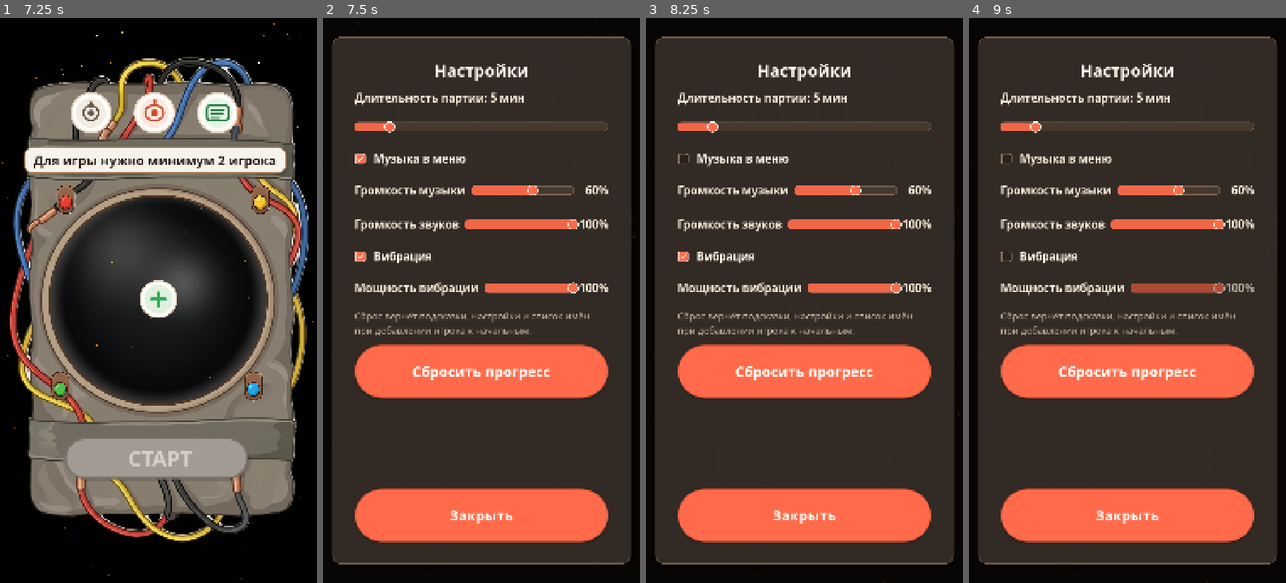
Above: before the commit, frames 1-4 (left to right).
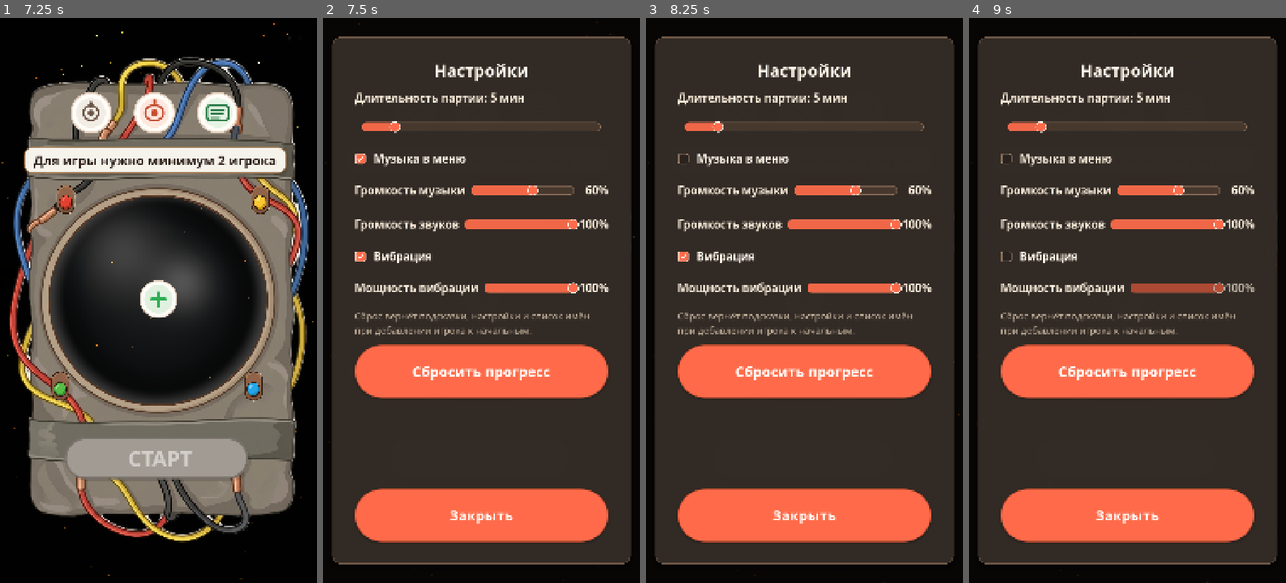
Above: after the commit, the same moments.

Repository: GGamezebo/GodBomb
Game: Godot game, scene res://main.tscn
Two runs of this game, one before a commit and one after it. Both use one fixed random seed, a clock stepped at 60 frames per second and the inputs below.
Inputs (mouse positions are in pixels of both pictures, inside the frame that each line leads up to):
- Up to frame 1 (7.25 s): click (218, 114) at 0.5 s; click (158, 300) at 1.25 s; click "Закрыть" at 2 s; click (218, 114) at 2.75 s; click (158, 300) at 3.5 s; click "Закрыть" at 4.25 s; click (218, 114) at 5 s; click (158, 300) at 5.75 s; click "Закрыть" at 6.5 s
- Up to frame 2 (7.5 s): click (414, 114) at 7.25 s
- Up to frame 3 (8.25 s): click "Музыка в меню" at 8 s
- Up to frame 4 (9 s): click "Вибрация" at 8.75 s

Frame 1 is identical in both runs. In frame 2, 0.1% of the frame differs, in the area x 10-91%, y 18-49%; in frame 3, 0.1%; in frame 4, 0.1%.

Commit message:
fix slider

Diff:
--- a/src/features/menu/settings_window.gd
+++ b/src/features/menu/settings_window.gd
@@ -18,6 +18,8 @@
 @export var reset_button: Button
 @export var close_button: Button
 
+const SLIDER_GRABBER_INSET := 26.0
+
 var _awaiting_reset_confirm: bool = false
 
 
@@ -26,6 +28,7 @@
 	if game_time_slider:
 		game_time_slider.value_changed.connect(_on_game_time_changed)
 		UiSounds.bind_slider(game_time_slider, 1.0)
+		_configure_game_time_slider()
 	if music_check:
 		music_check.toggled.connect(_on_music_toggled)
 		UiSounds.bind_checkbox(music_check)
@@ -50,6 +53,34 @@
 	call_deferred("_update_modal_layer_visibility")
 
 
+func _configure_game_time_slider() -> void:
+	if game_time_slider == null:
+		return
+	game_time_slider.clip_contents = false
+	var row := game_time_slider.get_parent() as Control
+	if row:
+		row.clip_contents = false
+	var scroll := _find_scroll_container(game_time_slider)
+	if scroll:
+		scroll.clip_contents = false
+	for style_name in ["slider", "grabber_area", "grabber_area_highlight"]:
+		var style := game_time_slider.get_theme_stylebox(style_name, &"HSlider")
+		if style is StyleBoxFlat:
+			var tuned := style.duplicate() as StyleBoxFlat
+			tuned.content_margin_left = SLIDER_GRABBER_INSET
+			tuned.content_margin_right = SLIDER_GRABBER_INSET
+			game_time_slider.add_theme_stylebox_override(style_name, tuned)
+
+
+func _find_scroll_container(from: Node) -> ScrollContainer:
+	var node: Node = from
+	while node:
+		if node is ScrollContainer:
+			return node as ScrollContainer
+		node = node.get_parent()
+	return null
+
+
 func open() -> void:
 	_awaiting_reset_confirm = false
 	if reset_button:
--- a/src/features/menu/settings_window.tscn
+++ b/src/features/menu/settings_window.tscn
@@ -10,7 +10,7 @@
 grow_horizontal = 2
 grow_vertical = 2
 script = ExtResource("1")
-game_time_slider = NodePath("Panel/Margin/VBox/Scroll/Content/GameTimeSlider")
+game_time_slider = NodePath("Panel/Margin/VBox/Scroll/Content/GameTimeRow/GameTimeSlider")
 game_time_label = NodePath("Panel/Margin/VBox/Scroll/Content/GameTimeLabel")
 music_check = NodePath("Panel/Margin/VBox/Scroll/Content/MusicCheck")
 music_slider = NodePath("Panel/Margin/VBox/Scroll/Content/MusicRow/MusicSlider")
@@ -65,6 +65,8 @@
 [node name="Scroll" type="ScrollContainer" parent="Panel/Margin/VBox"]
 layout_mode = 2
 size_flags_vertical = 3
+horizontal_scroll_mode = 0
+clip_contents = false
 
 [node name="Content" type="VBoxContainer" parent="Panel/Margin/VBox/Scroll"]
 layout_mode = 2
@@ -76,9 +78,23 @@
 theme_type_variation = &"ModalLabel"
 text = "Длительность партии: 5 мин"
 
-[node name="GameTimeSlider" type="HSlider" parent="Panel/Margin/VBox/Scroll/Content"]
-custom_minimum_size = Vector2(0, 88)
-layout_mode = 2
+[node name="GameTimeRow" type="Control" parent="Panel/Margin/VBox/Scroll/Content"]
+custom_minimum_size = Vector2(0, 88)
+layout_mode = 2
+size_flags_horizontal = 3
+clip_contents = false
+
+[node name="GameTimeSlider" type="HSlider" parent="Panel/Margin/VBox/Scroll/Content/GameTimeRow"]
+layout_mode = 1
+anchors_preset = 15
+anchor_right = 1.0
+anchor_bottom = 1.0
+offset_left = 26.0
+offset_top = 0.0
+offset_right = -26.0
+offset_bottom = 0.0
+grow_horizontal = 2
+grow_vertical = 2
 min_value = 1.0
 max_value = 30.0
 value = 5.0
--- a/src/ui/god_bomb_ui.theme.tres
+++ b/src/ui/god_bomb_ui.theme.tres
@@ -66,9 +66,9 @@
 [sub_resource type="StyleBoxEmpty" id="Style_checkbox"]
 
 [sub_resource type="StyleBoxFlat" id="Style_slider_fill"]
-content_margin_left = 4.0
-content_margin_top = 12.0
-content_margin_right = 4.0
+content_margin_left = 26.0
+content_margin_top = 12.0
+content_margin_right = 26.0
 content_margin_bottom = 12.0
 bg_color = Color(1, 0.419608, 0.290196, 0.92)
 corner_radius_top_left = 12
@@ -77,9 +77,9 @@
 corner_radius_bottom_left = 12
 
 [sub_resource type="StyleBoxFlat" id="Style_slider_fill_hi"]
-content_margin_left = 4.0
-content_margin_top = 12.0
-content_margin_right = 4.0
+content_margin_left = 26.0
+content_margin_top = 12.0
+content_margin_right = 26.0
 content_margin_bottom = 12.0
 bg_color = Color(1, 0.52, 0.36, 1)
 corner_radius_top_left = 12
@@ -88,9 +88,9 @@
 corner_radius_bottom_left = 12
 
 [sub_resource type="StyleBoxFlat" id="Style_slider_rail"]
-content_margin_left = 4.0
+content_margin_left = 26.0
 content_margin_top = 16.0
-content_margin_right = 4.0
+content_margin_right = 26.0
 content_margin_bottom = 16.0
 bg_color = Color(0.28, 0.22, 0.18, 1)
 border_width_left = 2
